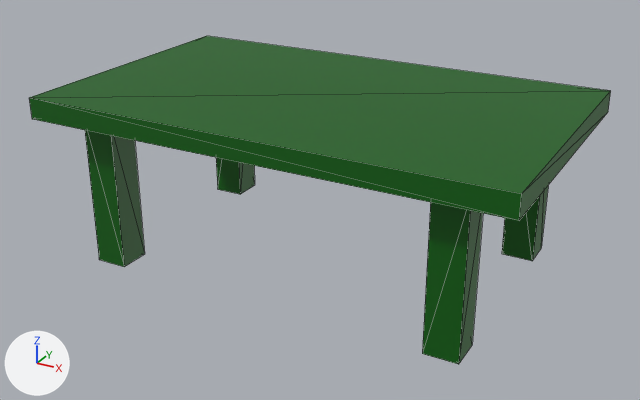
One commit to the OBJ model assets/meshes/Table.obj: the scene before it, then after it.
One viewpoint serves both versions: a 50 mm lens placed at (6.65, -12.21, 7.13), pointed at (0.03, -0.16, 1.11). Lighting does not change. The marker at lower left points along +X, +Y and +Z. The older version comes first. Mesh edges are drawn as thin lines. Where no turn or scale is listed for an object, it has been applied to the vertices.

Names of what the first picture shows: 'Table'.
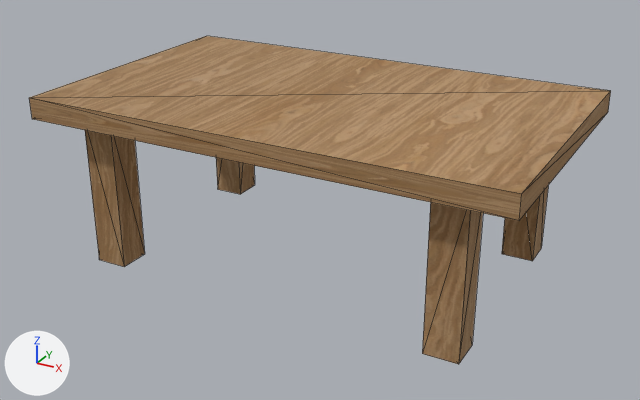
Boxes (x1, y1, x2, y2) around the edits, measured in the pictures (640 x 400 px):
'Table', recoloured (dark green to brown): (29, 36, 611, 364) in both

The change, as a diff of the scene's bpy script:
```diff
--- a/assets/meshes/Table.obj.py
+++ b/assets/meshes/Table.obj.py
@@ img_oak_veneer_01_diff_1k_jpg @@
+img_oak_veneer_01_diff_1k_jpg = load_image('oak_veneer_01_diff_1k.jpg', '../textures/oak_veneer_01_diff_1k.jpg', 1024, 1024, 'sRGB')
@@ mat_woodmaterial @@
+mat_woodmaterial = principled_material('WoodMaterial')
+mat_woodmaterial.texture = img_oak_veneer_01_diff_1k_jpg
+mat_woodmaterial.roughness = 1.0
@@ me_table @@
 me_table.from_pydata(...)  # 40 vertices, 60 faces; spans x -4.05..4.05, y -2.44..2.44, z 0.0..2.91
-me_table.materials.append(mat_base)  # dark green #005f04
+me_table.materials.append(mat_woodmaterial)  # picture img_oak_veneer_01_diff_1k_jpg
```
